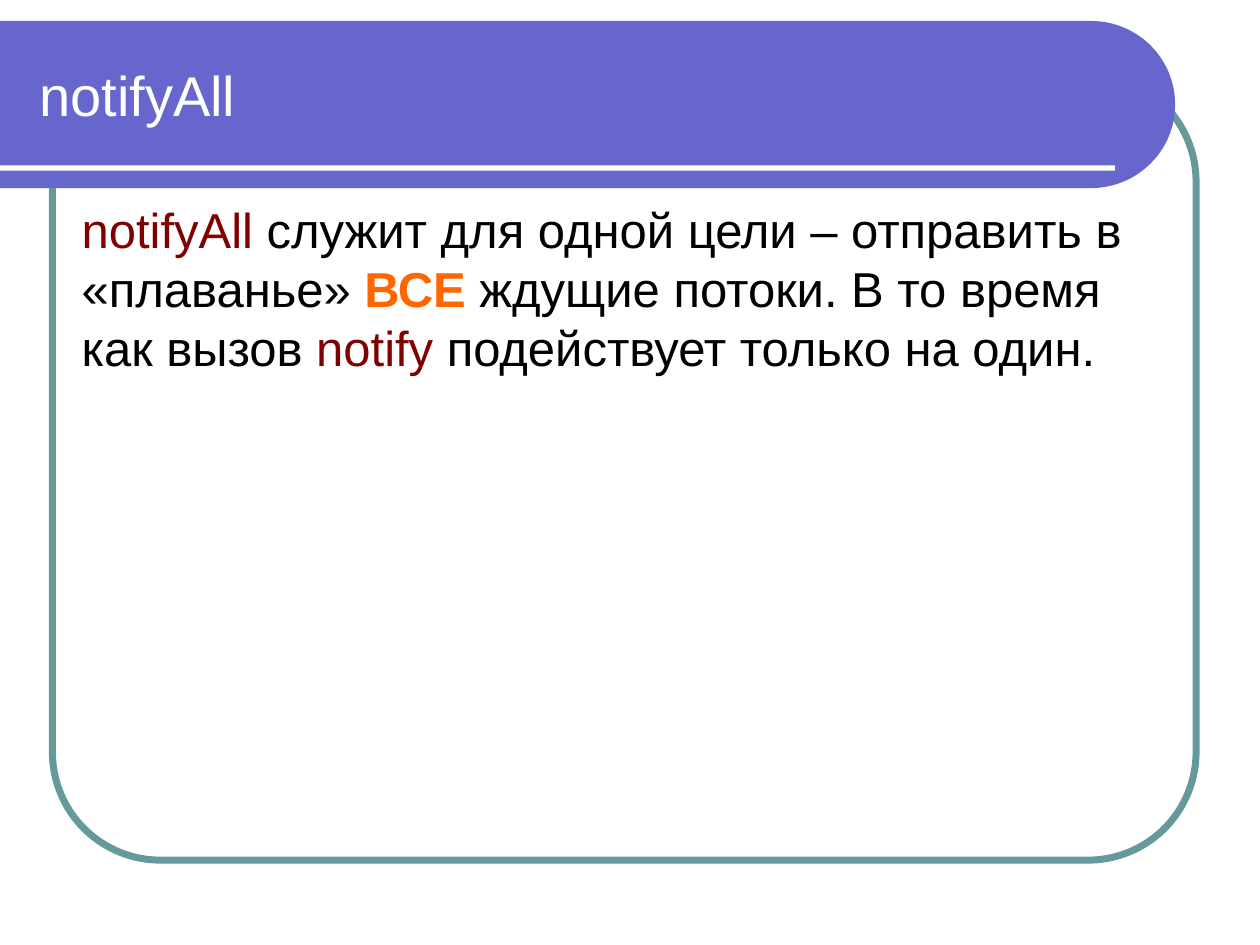
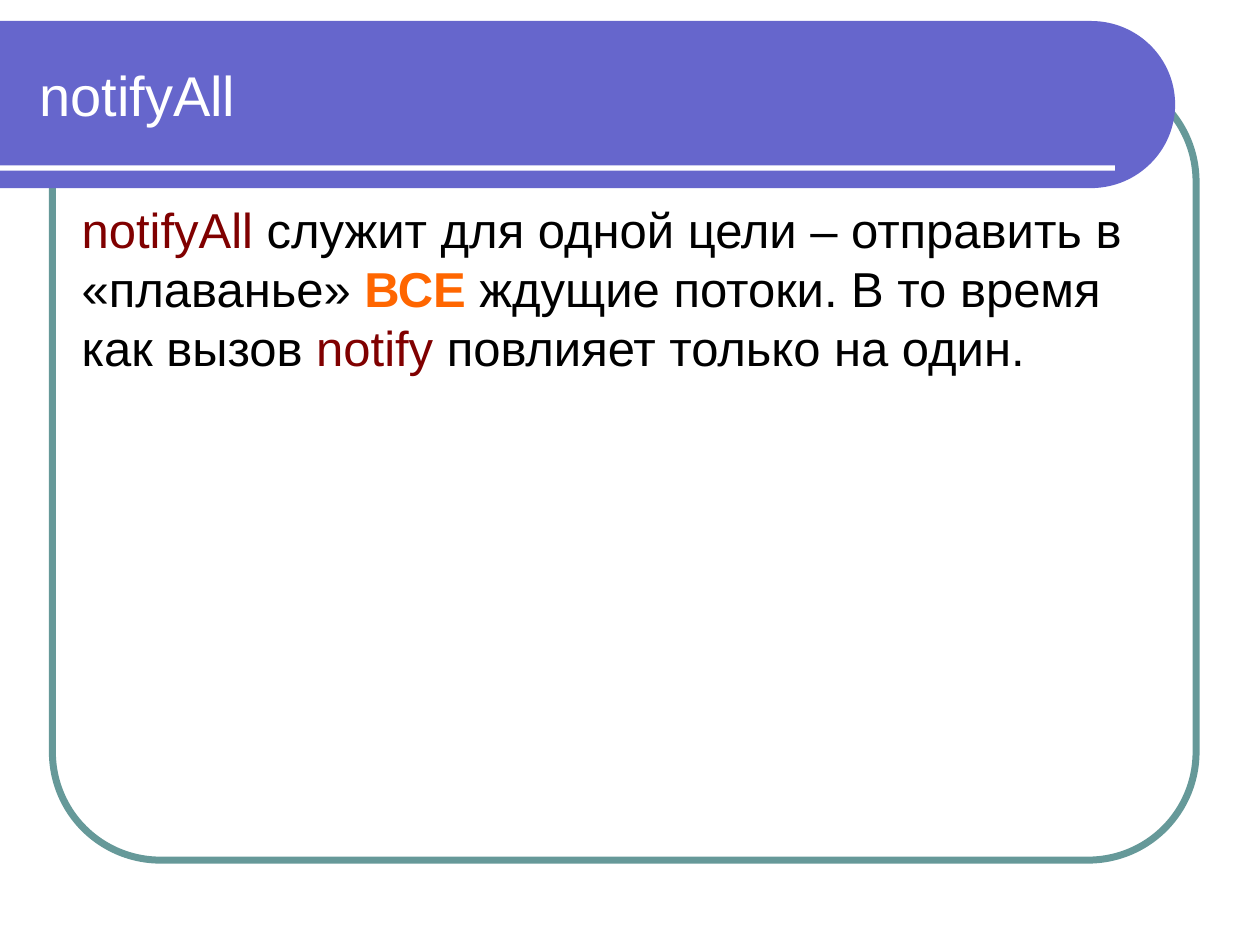
Before and after one commit to maxchv/JavaLessons, a slide deck: slide 54 of Lesson14/Modul 11 Vychislitelnye potoki.ppt. Drawn at 1260x945 pixels with LibreOffice and Linux fonts; fonts in the diff are those of the drawing. Boxes give left, top, right and bottom in pixels: in the first picture for what was removed or moved away, otherwise in the second. Text is boxed around its words. In the diff, an @@ line names an element or a change of style, - is before the commit and + after.

```diff
--- a/Lesson14/Modul 11 Vychislitelnye potoki.ppt
+++ b/Lesson14/Modul 11 Vychislitelnye potoki.ppt
@@ text at <box>82,211,1122,376</box>: text changed @@
-notifyAll служит для одной цели – отправить в «плаванье» ВСЕ ждущие потоки. В то время как вызов notify подействует только на один.
+notifyAll служит для одной цели – отправить в «плаванье» ВСЕ ждущие потоки. В то время как вызов notify повлияет только на один.
```
Also in this commit, not shown: 1 other slide changed, 56 other files.
